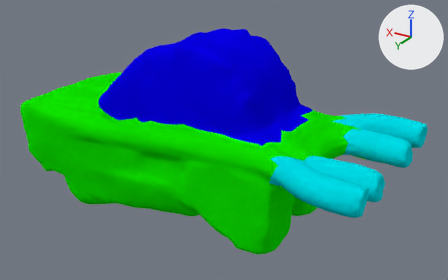
A saved change to the Blender file Content/Meshes/cars/car1/car2_1.blend.
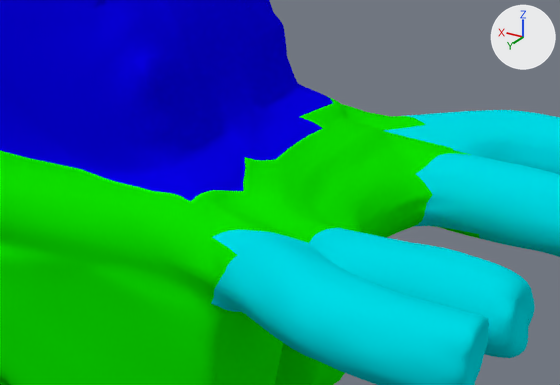
The first picture shows the older version from a 50 mm lens placed at (-1.244, 1.966, 0.9), pointed at (-0.065, 0.001, -0.083). The close-ups show both versions on the part from 43% to 88% of the width and 26% to 76% of the height of that picture; other places that the commit changed are outside them. Every picture has the same lights, and +X, +Y and +Z are marked at upper right.

Names of what the first close-up shows: 'Layer_1'.
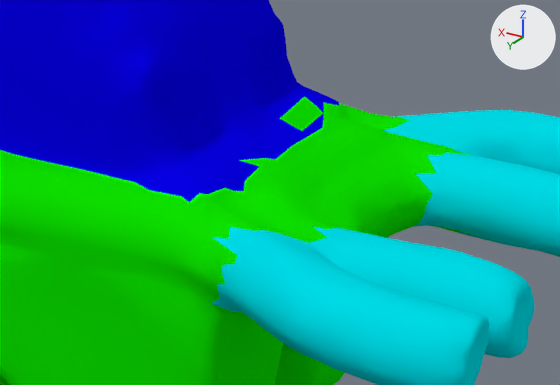
Where the change shows, as pixel boxes [x1, y1, x2, y2] in the close-ups (560 x 385 px):
```json
{"object": "Layer_1", "change": "modifiers changed", "before": [0, 0, 560, 385], "after": [0, 0, 560, 385]}
```

Scene script edits in JSON lines:
```json
{"op": "add", "block": "ob_layer_1", "code": "_m = ob_layer_1.modifiers.new('Decimate.001', 'DECIMATE')"}
{"op": "add", "block": "ob_layer_1", "code": "_m.ratio = 0.3"}
```
